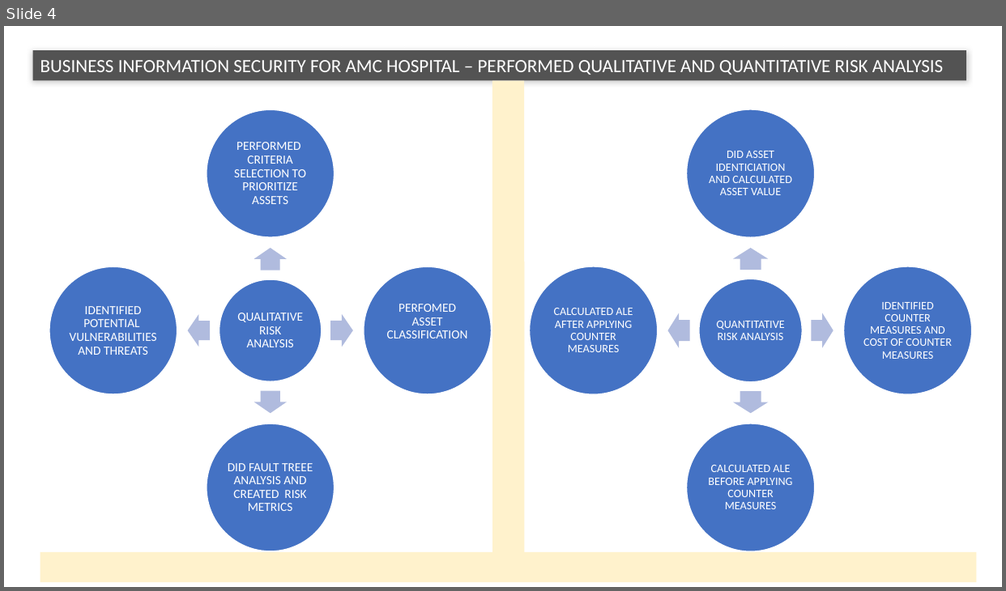
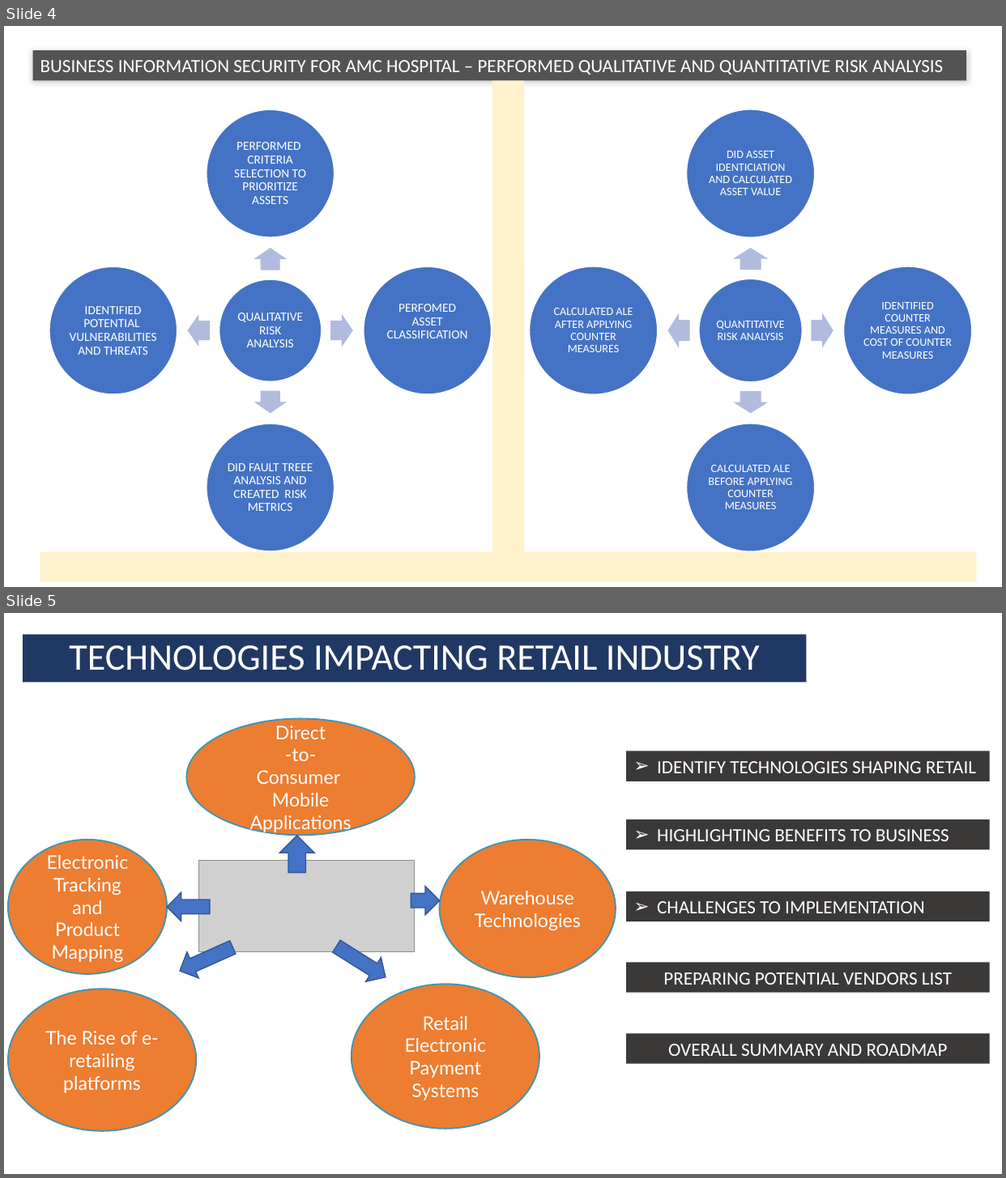
Before and after one commit to vipulyadav6/vipulyadav6.github.io, a slide deck: img/General_PPT.pptx. Shown one above the other, each under a label of ours: slide 4 before the commit, slides 4 and 5 after it. The pictures are 1006x591 and 1006x1178 pixels, drawn with LibreOffice and Linux fonts; fonts in the diff are those of the drawing; grey boxes stand for pictures. Boxes give left, top, right and bottom in pixels: in the first picture for what was removed or moved away, otherwise in the second. Text is boxed around its words. In the diff, an @@ line names an element or a change of style, - is before the commit and + after.

```diff
--- a/img/General_PPT.pptx
+++ b/img/General_PPT.pptx
@@ slide 5 added at (4,613,1002,1174), background #FFFFFF @@
@@ title added at (23,635,807,683), fill #203864, 36 pt, text #FFFFFF @@
+TECHNOLOGIES IMPACTING RETAIL INDUSTRY
@@ ellipse added at (187,718,415,835), fill #ED7D31, outline #4594AE 1.5 pt, 18 pt, text #FFFFFF @@
+Direct
+-to-
+Consumer
+Mobile Applications
@@ rectangle added at (626,752,989,781), fill #3B3838, 18 pt, text #FFFFFF @@
+➢ IDENTIFY TECHNOLOGIES SHAPING RETAIL
@@ rectangle added at (626,820,989,850), fill #3B3838, 18 pt, text #FFFFFF @@
+➢ HIGHLIGHTING BENEFITS TO BUSINESS
@@ ellipse added at (8,840,167,974), fill #ED7D31, outline #4594AE 1.5 pt, 18 pt, text #FFFFFF @@
+Electronic Tracking and Product Mapping
@@ up arrow added at (279,835,315,873), fill #4472C4, outline #325491 1 pt @@
@@ ellipse added at (440,840,616,977), fill #ED7D31, outline #4594AE 1.5 pt, 18 pt, text #FFFFFF @@
+Warehouse Technologies
@@ picture added at (199,861,415,952) @@
@@ up arrow added at (167,892,210,921), fill #4472C4, outline #325491 1 pt @@
@@ up arrow added at (411,886,439,914), fill #4472C4, outline #325491 1 pt @@
@@ rectangle added at (626,892,989,922), fill #3B3838, 18 pt, text #FFFFFF @@
+➢ CHALLENGES TO IMPLEMENTATION
@@ up arrow added at (173,935,239,985), fill #4472C4, outline #325491 1 pt @@
@@ up arrow added at (329,935,394,990), fill #4472C4, outline #325491 1 pt @@
@@ rectangle added at (626,963,989,993), fill #3B3838, 18 pt, text #FFFFFF @@
+PREPARING POTENTIAL VENDORS LIST
@@ ellipse added at (8,990,196,1131), fill #ED7D31, outline #4594AE 1.5 pt, 18 pt, text #FFFFFF @@
+The Rise of e-retailing platforms
@@ ellipse added at (351,984,539,1129), fill #ED7D31, outline #4594AE 1.5 pt, 18 pt, text #FFFFFF @@
+Retail Electronic Payment Systems
@@ rectangle added at (626,1033,989,1063), fill #3B3838, 18 pt, text #FFFFFF @@
+OVERALL SUMMARY AND ROADMAP
```
Also in this commit, not shown: 2 other files.
